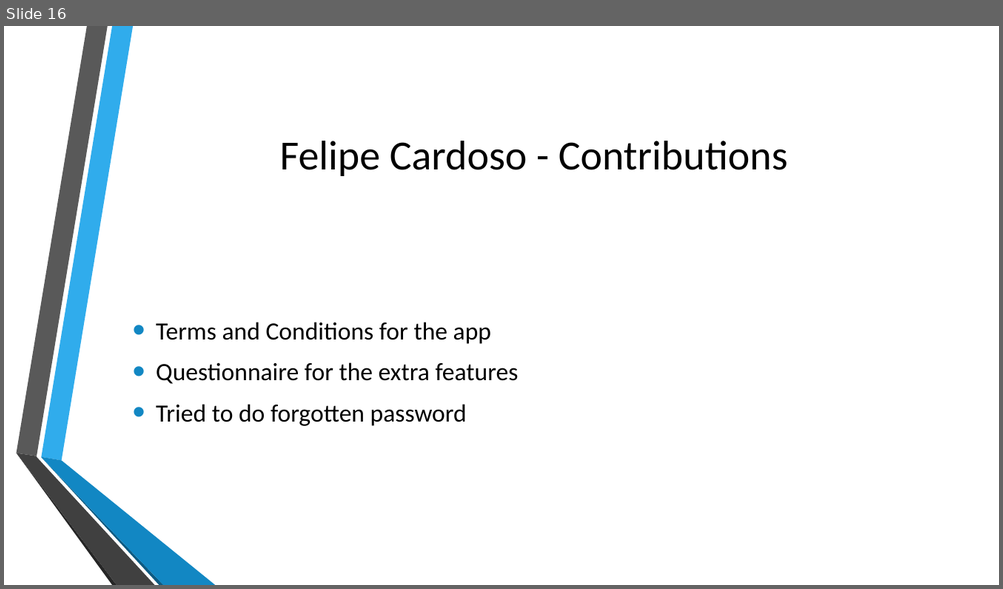
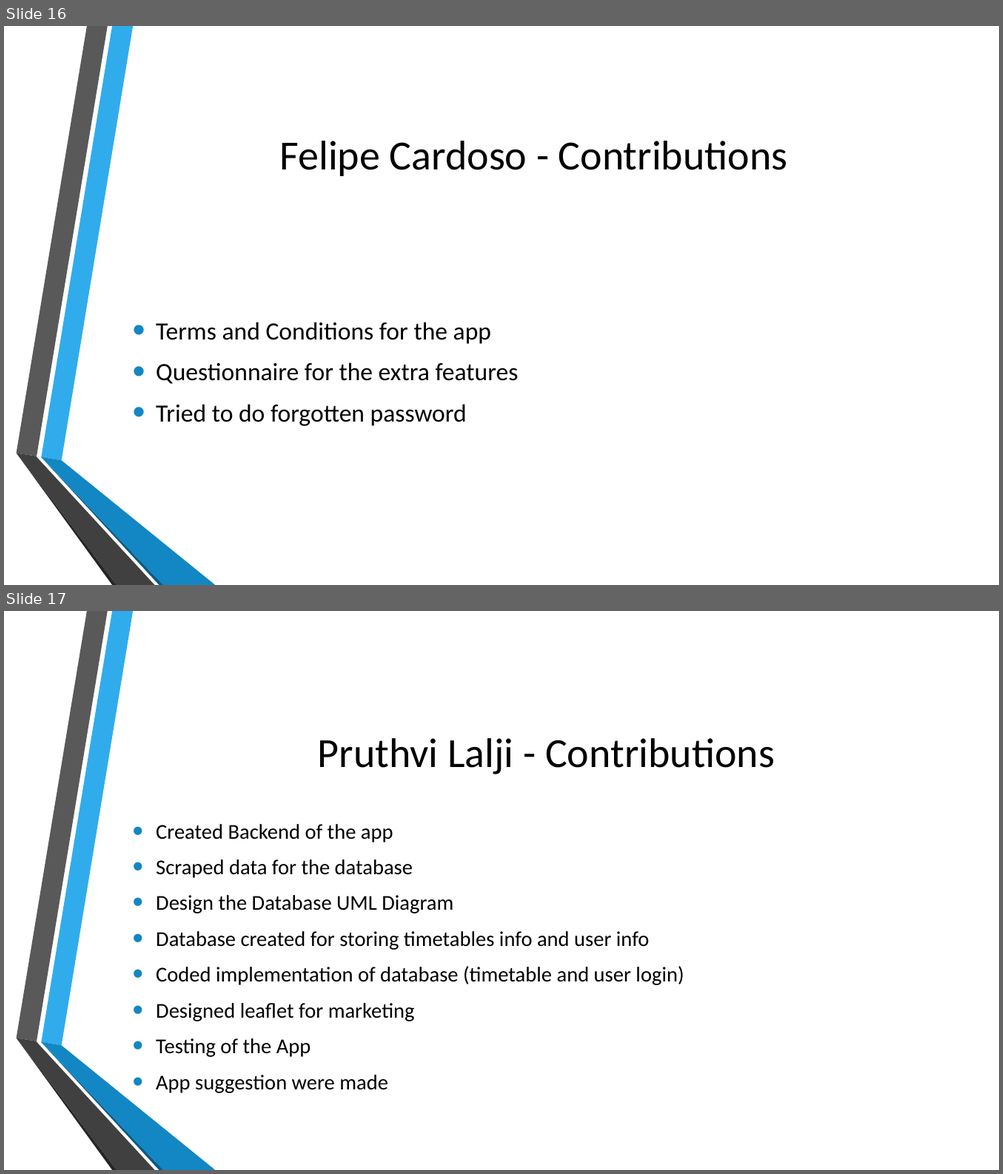
Before and after one commit to FrancoEvett/BETTer-App-Group27, a slide deck: Documentation/Group 27 BETTer Project.pptx. Shown one above the other, each under a label of ours: slide 16 before the commit, slides 16 and 17 after it. The pictures are 1003x589 and 1003x1174 pixels, drawn with LibreOffice and Linux fonts; fonts in the diff are those of the drawing; background and template pictures are left out. Boxes give left, top, right and bottom in pixels: in the first picture for what was removed or moved away, otherwise in the second. Text is boxed around its words. In the diff, an @@ line names an element or a change of style, - is before the commit and + after.

Commit message:
Pruthvi's Contribution Slide Added

```diff
--- a/Documentation/Group 27 BETTer Project.pptx
+++ b/Documentation/Group 27 BETTer Project.pptx
@@ slide 17 added at (4, 611, 999, 1170), background picture (left out); not listed: 6 template elements that a slide beside it also shows @@
@@ text added at (318, 738, 774, 775), 40 pt, text #000000 @@
+Pruthvi Lalji - Contributions
@@ text added at (156, 824, 683, 1093), 20.4 pt, text #000000 @@
+• Created Backend of the app
+• Scraped data for the database
+• Design the Database UML Diagram
+• Database created for storing timetables info and user info
+• Coded implementation of database (timetable and user login)
+• Designed leaflet for marketing
+• Testing of the App
+• App suggestion were made
```
Also in this commit, not shown: 1 slide changed.
